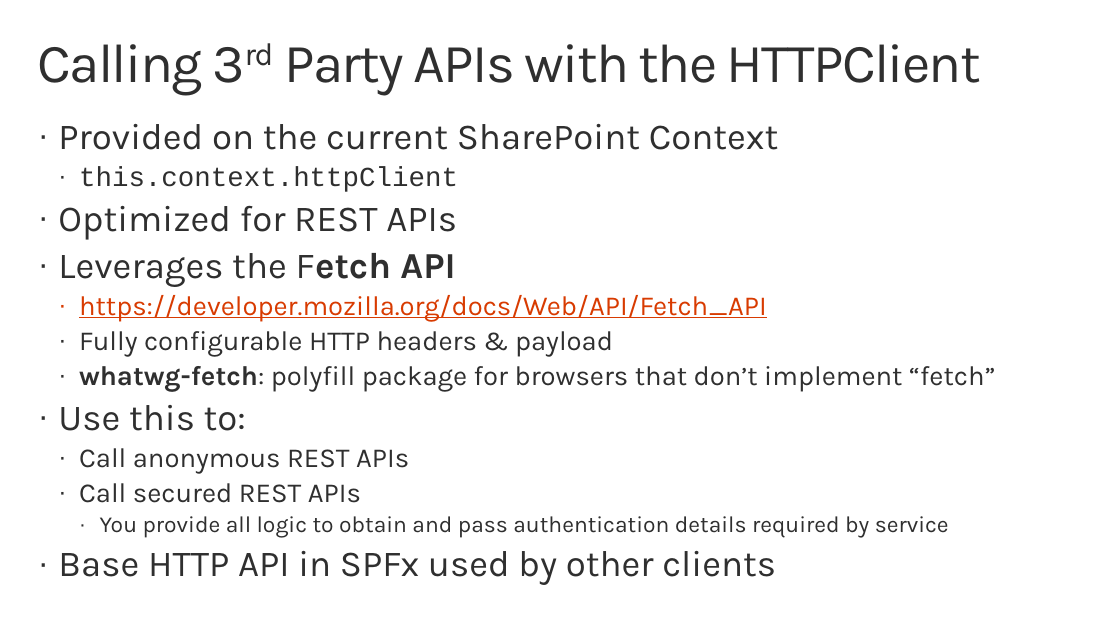
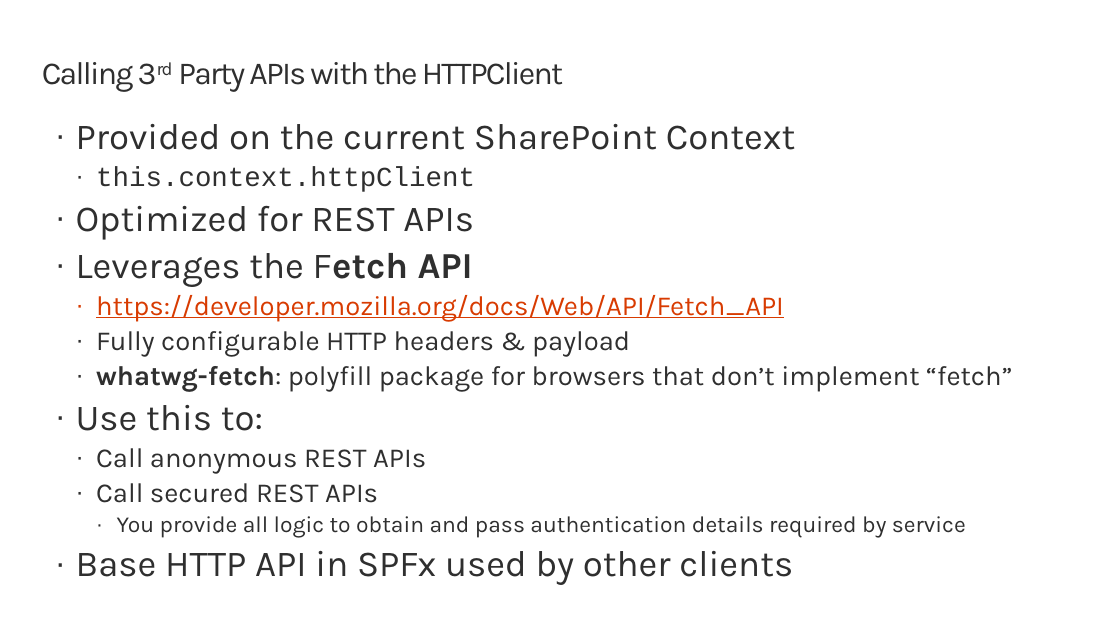
Before and after one commit to SharePoint/sp-dev-training-spfx-graph-3rdpartyapis, a slide deck: slide 4 of 01 httpclient.pptx. Drawn at 1120x630 pixels with LibreOffice and Linux fonts; fonts in the diff are those of the drawing; background and template pictures are left out. Boxes give left, top, right and bottom in pixels: in the first picture for what was removed or moved away, otherwise in the second. Text is boxed around its words. In the diff, an @@ line names an element or a change of style, - is before the commit and + after.

```diff
--- a/01 httpclient.pptx
+++ b/01 httpclient.pptx
@@ title "Calling 3rd Party APIs with ...": place and size @@
-title "Calling 3rd Party APIs with ..." at bbox=[38, 44, 981, 96]
+title "Calling 3rd Party APIs with ..." at bbox=[42, 62, 563, 92]
@@ title "Calling 3rd Party APIs with ..." at bbox=[42, 62, 563, 92]: size 48 to 28 pt @@
@@ text "Provided on the current SharePoint ...": place and size @@
-text "Provided on the current SharePoint ..." at bbox=[58, 124, 995, 585]
+text "Provided on the current SharePoint ..." at bbox=[76, 124, 1012, 585]
```
Also in this commit, not shown: 2 other slides changed, 1 other file.
